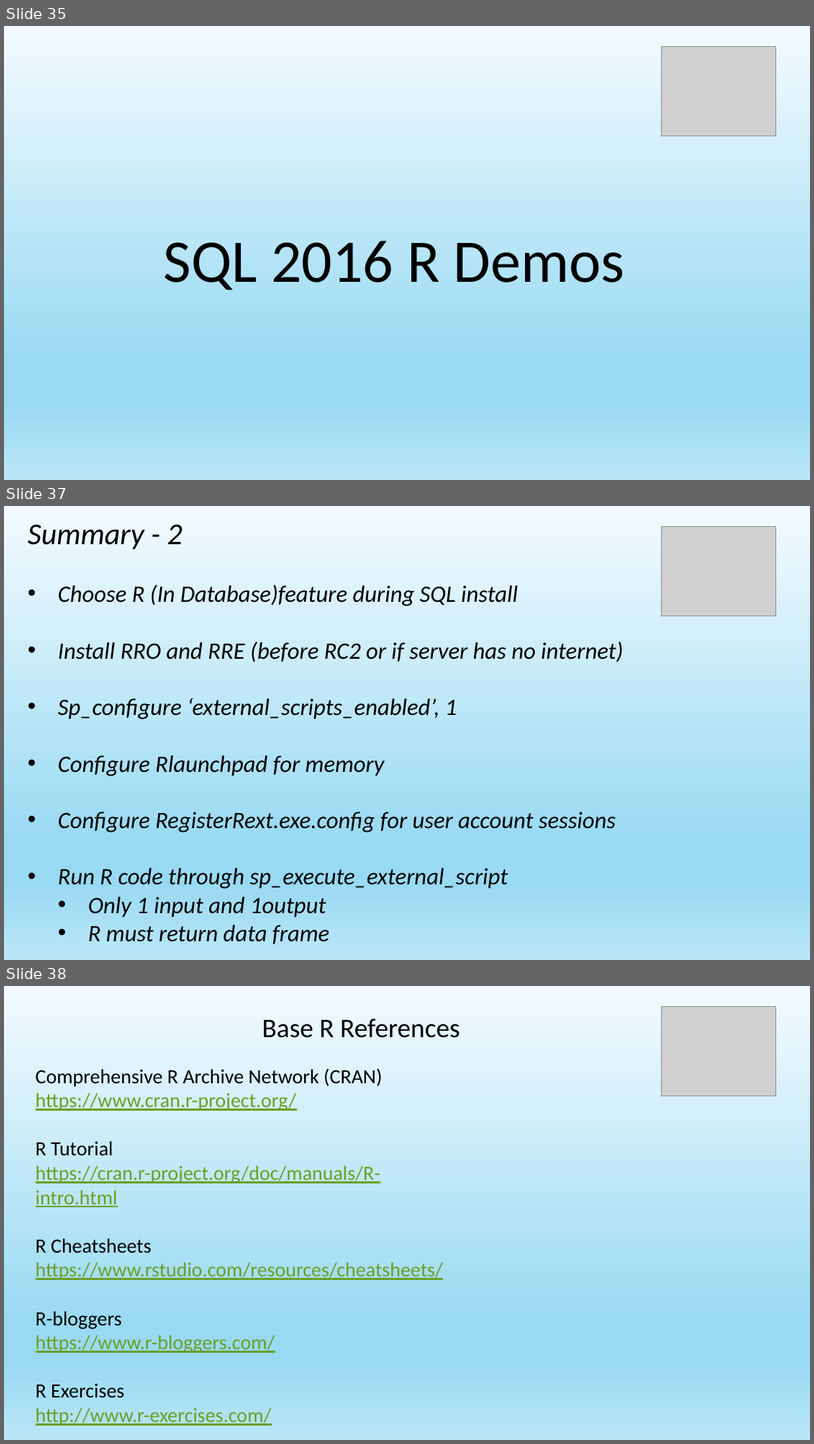
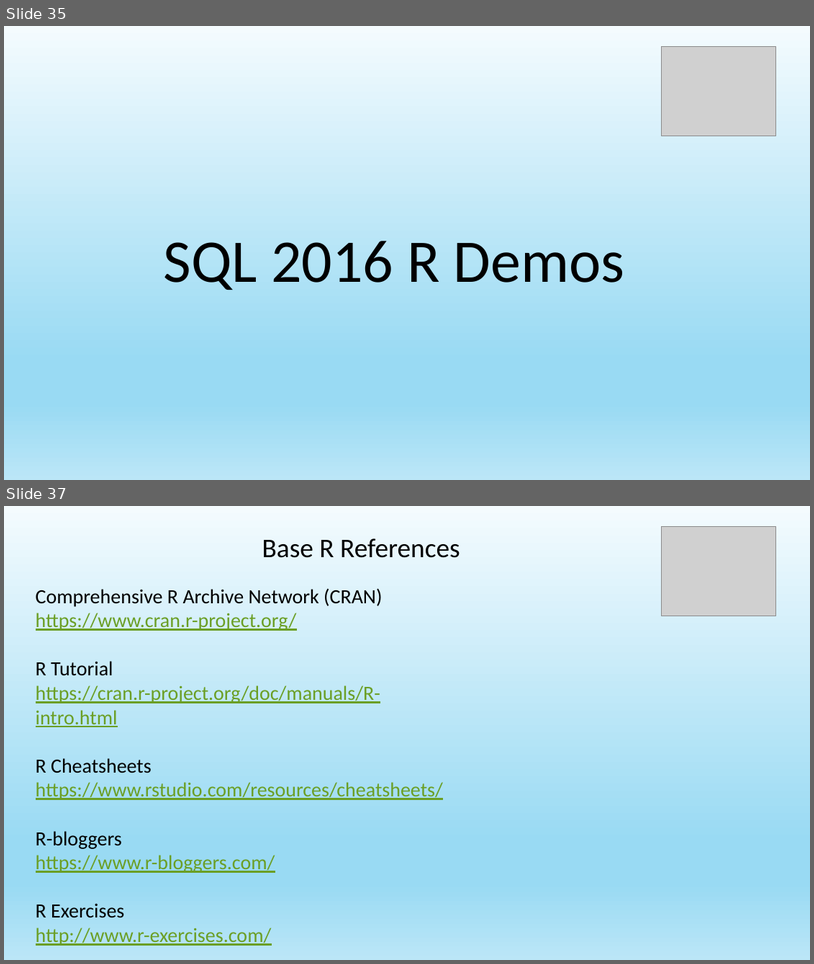
Before and after one commit to jayape/FoxPass, a slide deck: R Session.pptx. Shown one above the other, each under a label of ours: slides 35, 37 and 38 before the commit, slides 35 and 37 after it; the slides between them are not shown. The pictures are 814x1444 and 814x964 pixels, drawn with LibreOffice and Linux fonts; fonts in the diff are those of the drawing; grey boxes stand for pictures. Boxes give left, top, right and bottom in pixels: in the first picture for what was removed or moved away, otherwise in the second. Text is boxed around its words. In the diff, an @@ line names an element or a change of style, - is before the commit and + after.

```diff
--- a/R Session.pptx
+++ b/R Session.pptx
@@ slide 37 removed at [4,506,810,960], background gradient #F4FBFE to #99DAF3 to #BBE6F7 @@
@@ text removed at [28,524,623,944] @@
-Summary - 2
-• Choose R (In Database)feature during SQL install
-• Install RRO and RRE (before RC2 or if server has no internet)
-• Sp_configure ‘external_scripts_enabled’, 1
-• Configure Rlaunchpad for memory
-• Configure RegisterRext.exe.config for user account sessions
-• Run R code through sp_execute_external_script
-  • Only 1 input and 1output
-  • R must return data frame
@@ picture removed at [661,527,777,615] @@
@@ what was slide 38 is now slide 37 @@
```
Also in this commit, not shown: 3 slides changed, 2 slides added, 2 other slides removed, 1 other file.
